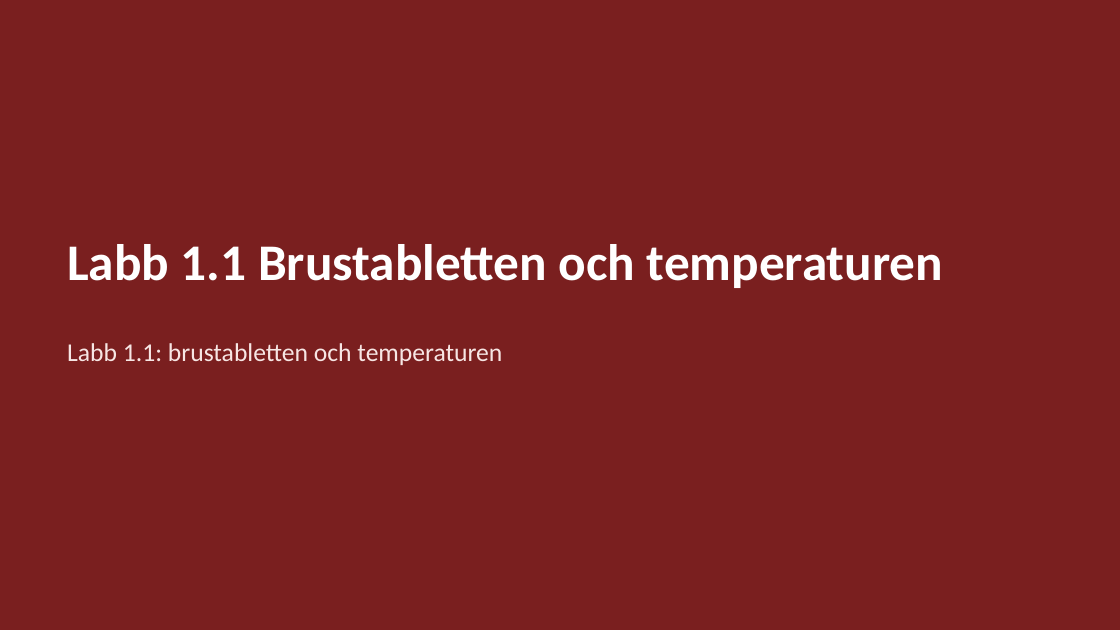
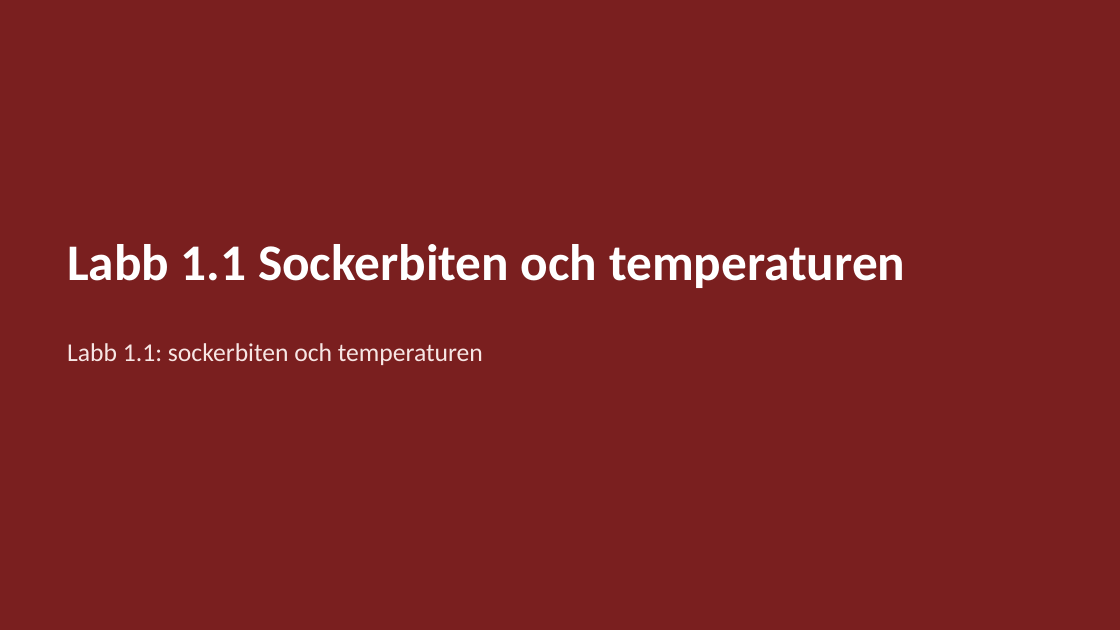
Before and after one commit to sweviktor95/pluggis, a slide deck: slide 26 of planering/kemi-omrade1/kemi-1-kemi-som-vetenskap.pptx. Drawn at 1120x630 pixels with LibreOffice and Linux fonts; fonts in the diff are those of the drawing. Boxes give left, top, right and bottom in pixels: in the first picture for what was removed or moved away, otherwise in the second. Text is boxed around its words. In the diff, an @@ line names an element or a change of style, - is before the commit and + after.

```diff
--- a/planering/kemi-omrade1/kemi-1-kemi-som-vetenskap.pptx
+++ b/planering/kemi-omrade1/kemi-1-kemi-som-vetenskap.pptx
@@ title at (67, 244, 905, 288): text changed @@
-Labb 1.1 Brustabletten och temperaturen
+Labb 1.1 Sockerbiten och temperaturen
@@ text at (67, 343, 483, 365): text changed @@
-Labb 1.1: brustabletten och temperaturen
+Labb 1.1: sockerbiten och temperaturen
```
Also in this commit, not shown: 9 other slides changed, 40 other files.
